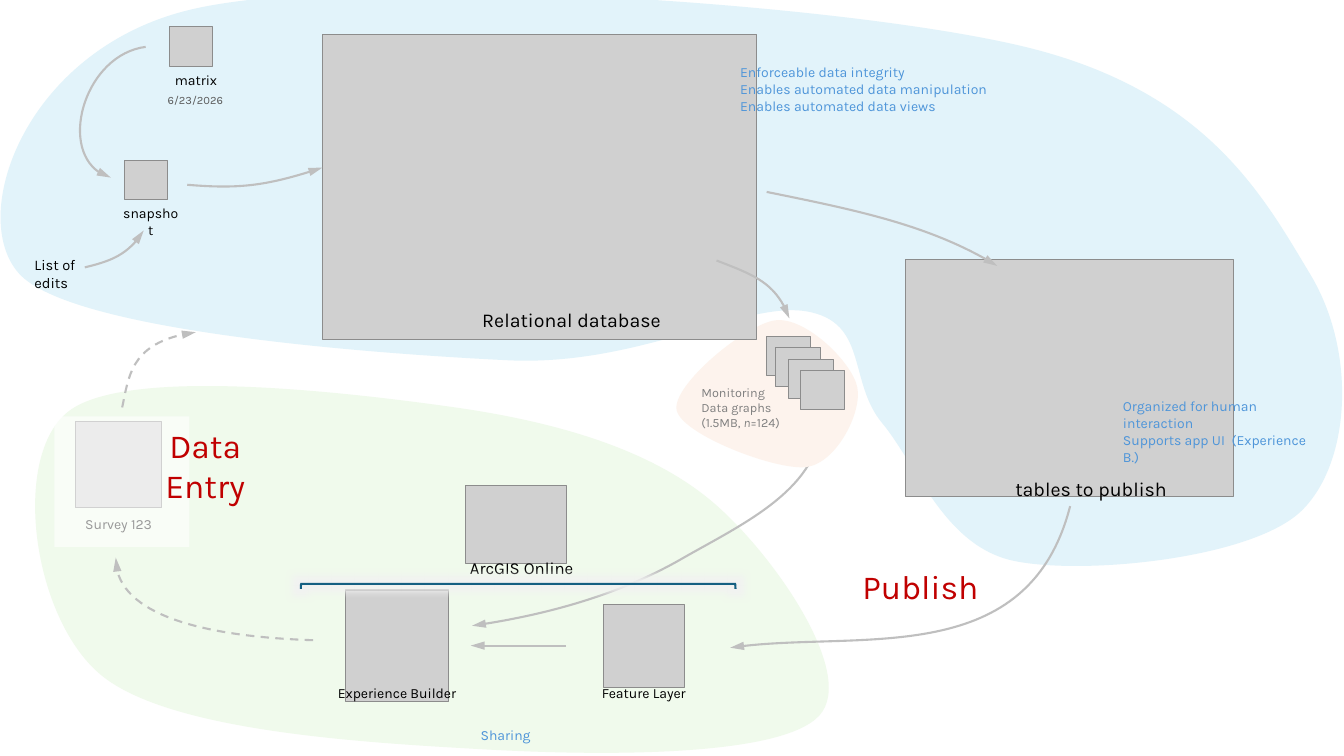
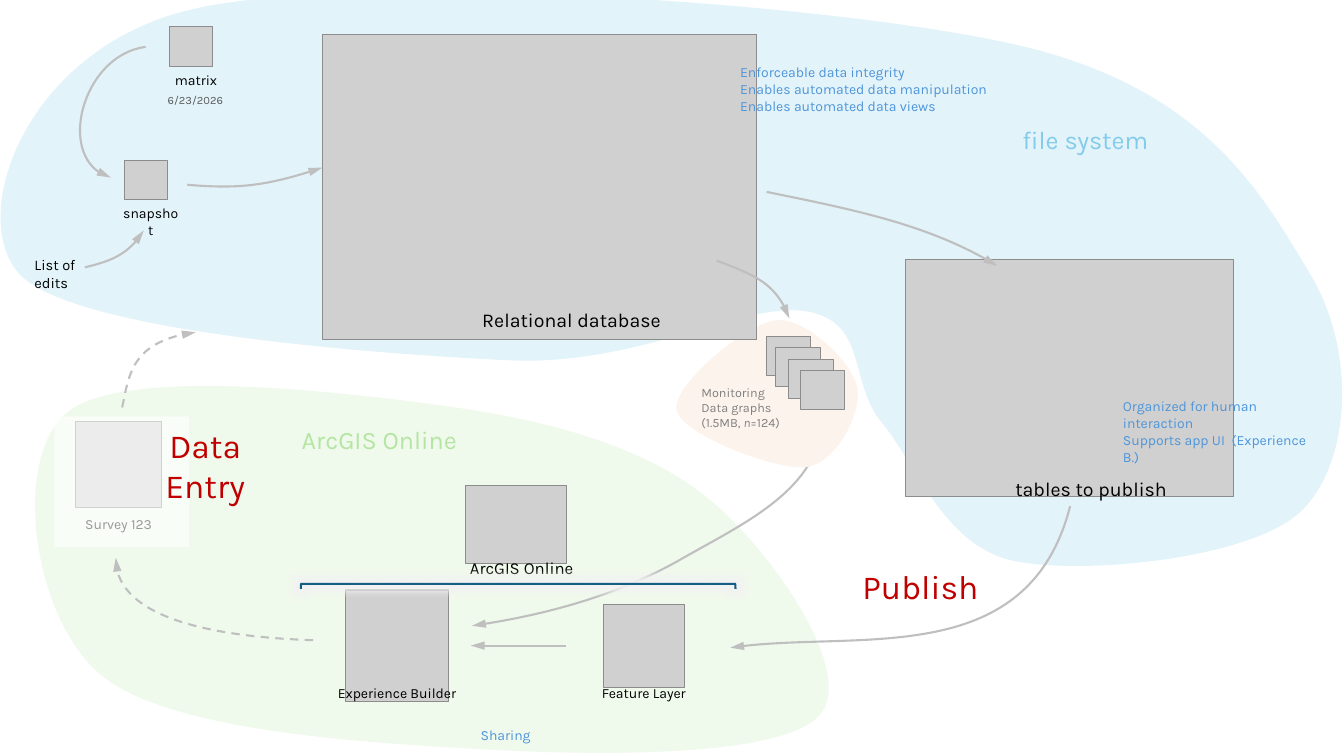
Before and after one commit to WA-Nearshore/seagrass-restoration-processing, a slide deck: slide 11 of docs/seagrass_restoration_storymap_notes.pptx. Drawn at 1344x756 pixels with LibreOffice and Linux fonts; fonts in the diff are those of the drawing; grey boxes stand for pictures. Boxes give left, top, right and bottom in pixels: in the first picture for what was removed or moved away, otherwise in the second. Text is boxed around its words. In the diff, an @@ line names an element or a change of style, - is before the commit and + after.

```diff
--- a/docs/seagrass_restoration_storymap_notes.pptx
+++ b/docs/seagrass_restoration_storymap_notes.pptx
@@ text added at box(1022, 132, 1149, 155), 18 pt, text #83CBEB @@
+file system
@@ text added at box(302, 432, 457, 449), 18 pt, text #B4E5A2 @@
+ArcGIS Online
```
Also in this commit, not shown: 2 other slides changed, 2 other files.
